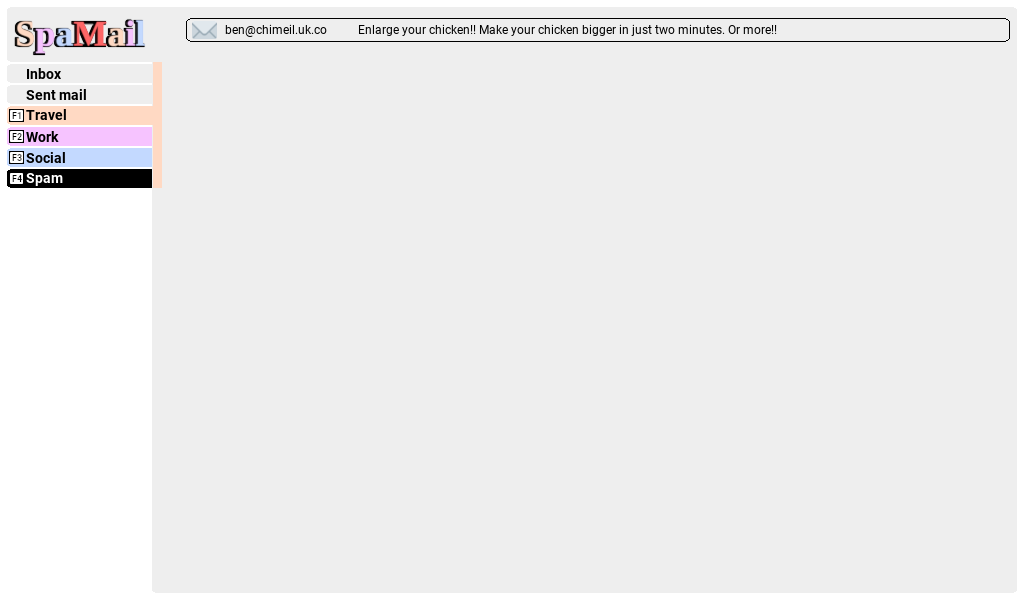
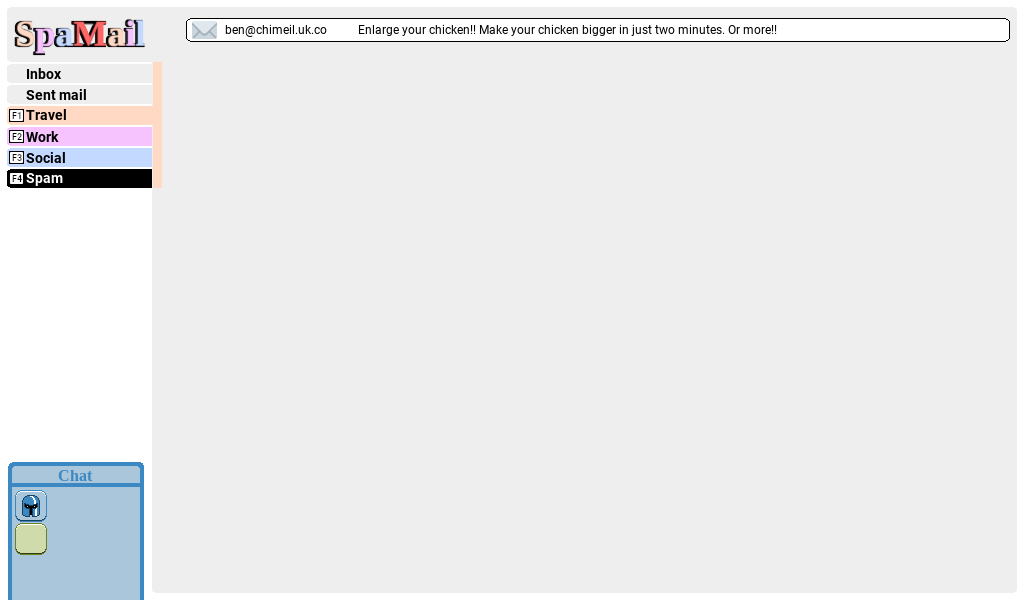
Before/after of a 1024x600 layered artwork. What changed in the layer stack:
added group "Chat" with 6 layers above "Envelope" over 8, 462, 144, 600
added layer "Chat Title" in group "Chat" over 58, 470, 93, 481
added layer "Helmet" in group "Chat" over 22, 495, 40, 517
added layer "Helmet Background" in group "Chat" over 15, 490, 47, 522
added layer "Tux Background" in group "Chat" over 15, 523, 47, 555
added layer "Chat Background" in group "Chat" over 8, 462, 144, 600
renamed "Capa pegada" to "Message Background", moved it into group "Message", painted on it over 187, 19, 1009, 41
